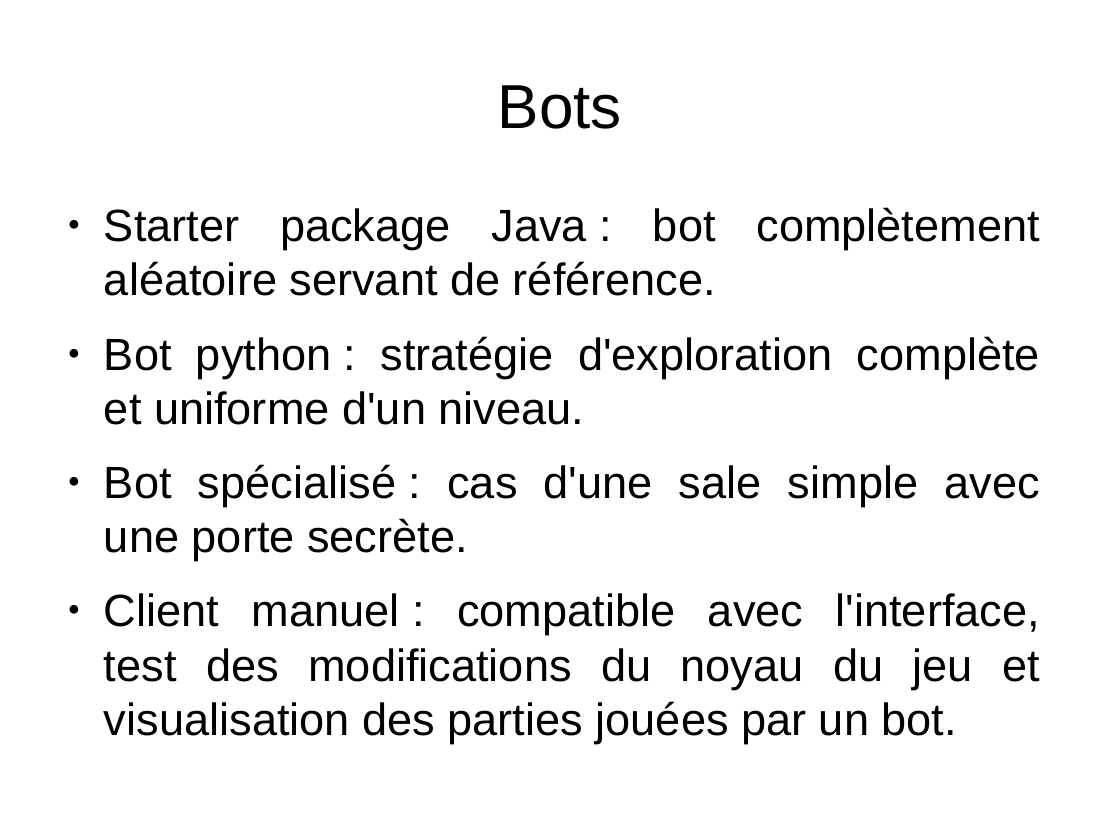
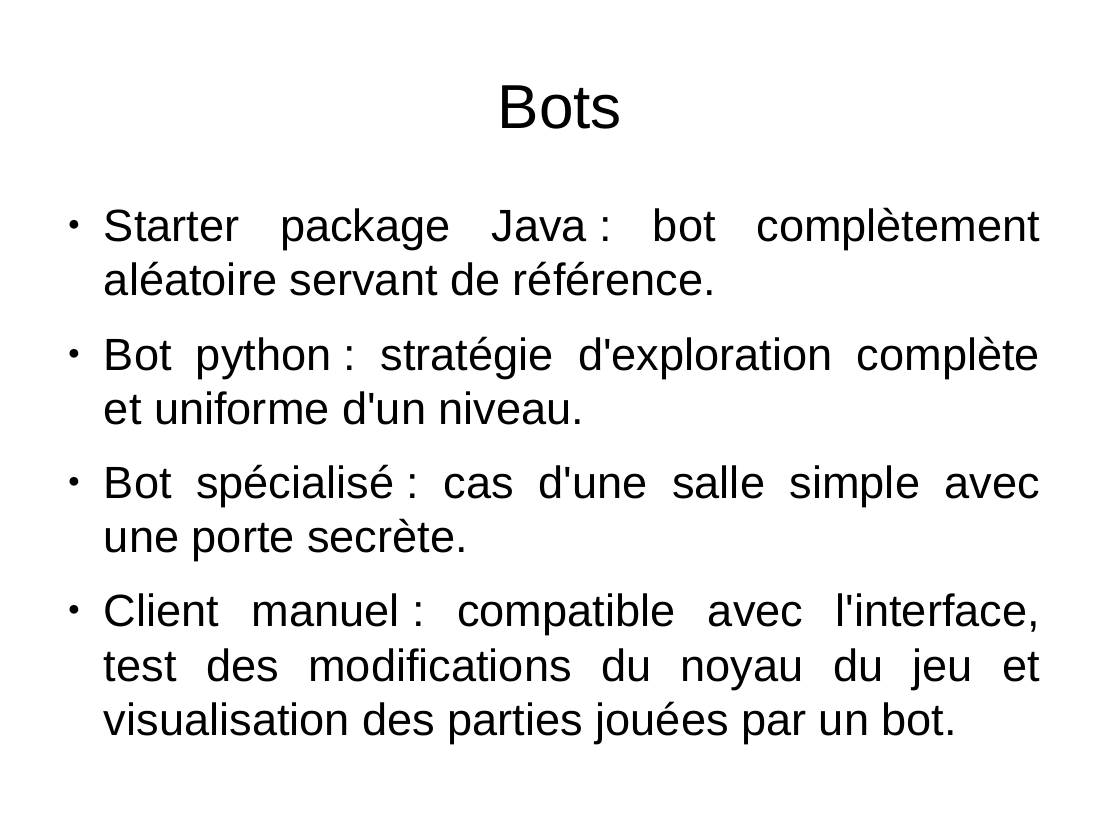
Before and after one commit to medrimonia/PFA-Nethack, a slide deck: slide 9 of papers/soutenance/soutenance.odp (slide 8 before the commit). Drawn at 1120x840 pixels with LibreOffice and Linux fonts; fonts in the diff are those of the drawing. Boxes give left, top, right and bottom in pixels: in the first picture for what was removed or moved away, otherwise in the second. Text is boxed around its words. In the diff, an @@ line names an element or a change of style, - is before the commit and + after.

```diff
--- a/papers/soutenance/soutenance.odp
+++ b/papers/soutenance/soutenance.odp
@@ text at (x1=104, y1=464, x2=1040, y2=561): text changed @@
-● Bot spécialisé : cas d'une sale simple avec une porte secrète.
+● Bot spécialisé : cas d'une salle simple avec une porte secrète.
```
Also in this commit, not shown: 4 other slides changed, 4 slides added, 3 slides removed.
